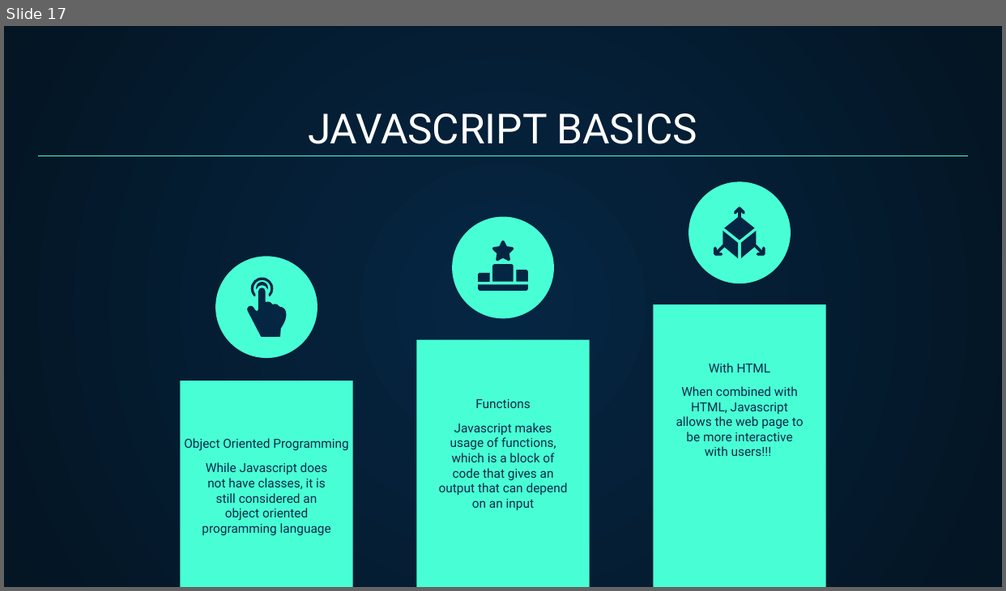
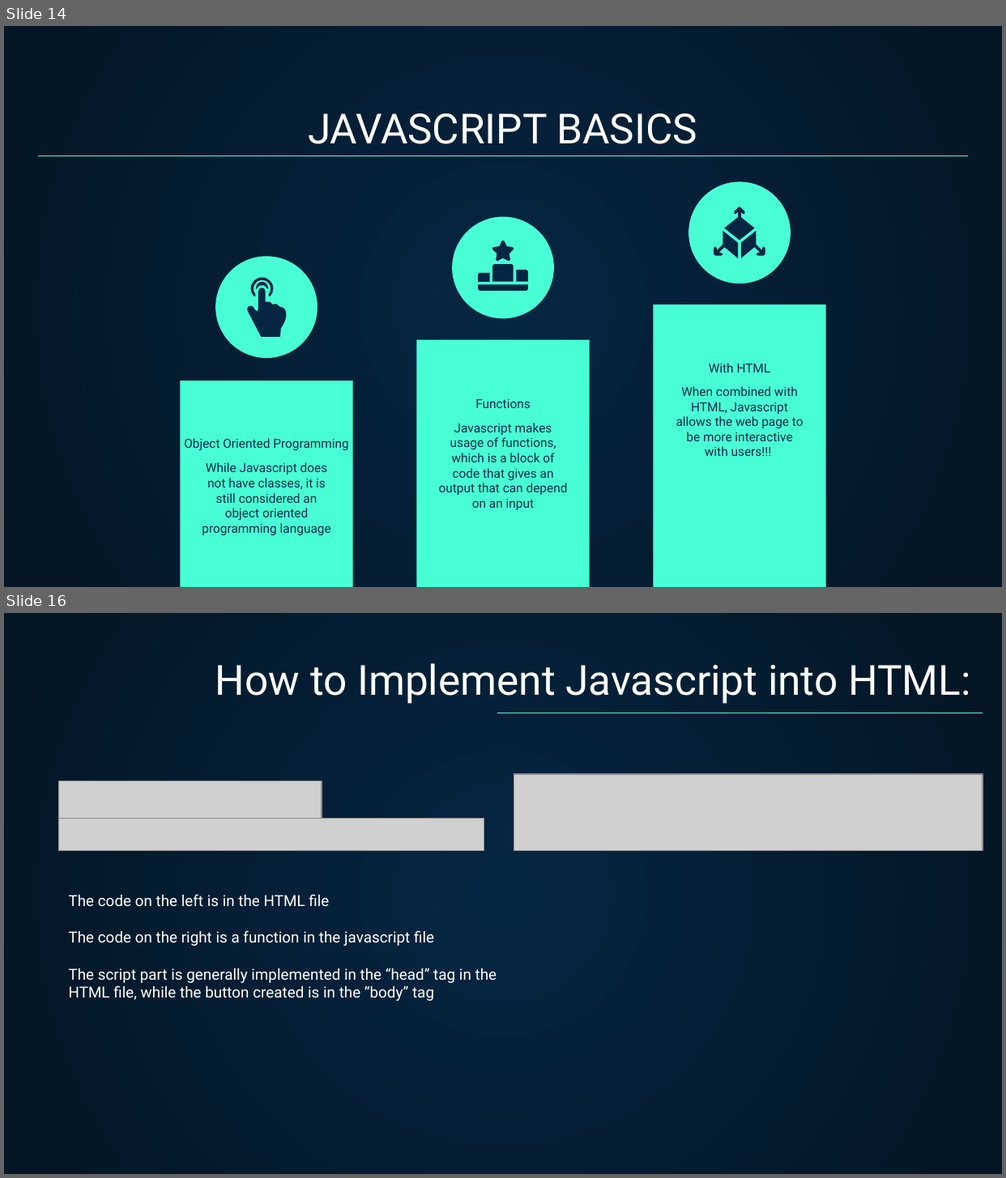
Before and after one commit to jarsnow/bugSmashers, a slide deck: bugsmashers_2024-2025/Web Development/Web Development.pptx. Shown one above the other, each under a label of ours: slide 17 before the commit, slides 14 and 16 after it; the slides between them are not shown. The pictures are 1006x591 and 1006x1178 pixels, drawn with LibreOffice and Linux fonts; fonts in the diff are those of the drawing; grey boxes stand for pictures. Boxes give left, top, right and bottom in pixels: in the first picture for what was removed or moved away, otherwise in the second. Text is boxed around its words. In the diff, an @@ line names an element or a change of style, - is before the commit and + after.

```diff
--- a/bugsmashers_2024-2025/Web Development/Web Development.pptx
+++ b/bugsmashers_2024-2025/Web Development/Web Development.pptx
@@ slide 16 added at bbox=[4, 613, 1002, 1174], background gradient #052643 to #041523 @@
@@ title added at bbox=[215, 663, 970, 704], 30 pt, text #FFFFFF @@
+How to Implement Javascript into HTML:
@@ line added from (497, 713) to (983, 713), #48FFD5 0.75 pt @@
@@ picture added at bbox=[59, 781, 322, 819] @@
@@ picture added at bbox=[514, 773, 983, 850] @@
@@ picture added at bbox=[59, 819, 484, 850] @@
@@ text added at bbox=[69, 894, 497, 1001], 11 pt, text #FFFFFF @@
+The code on the left is in the HTML file
+The code on the right is a function in the javascript file
+The script part is generally implemented in the “head” tag in the HTML file, while the button created is in the “body” tag
@@ what was slide 17 is now slide 14 @@
```
Also in this commit, not shown: 4 slides changed, 7 other slides added, 14 slides removed.
